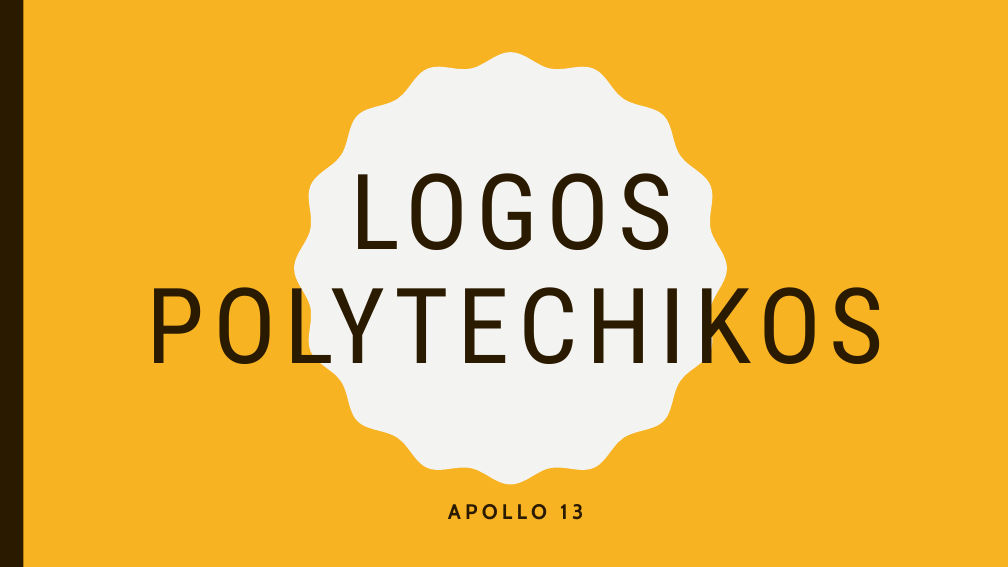
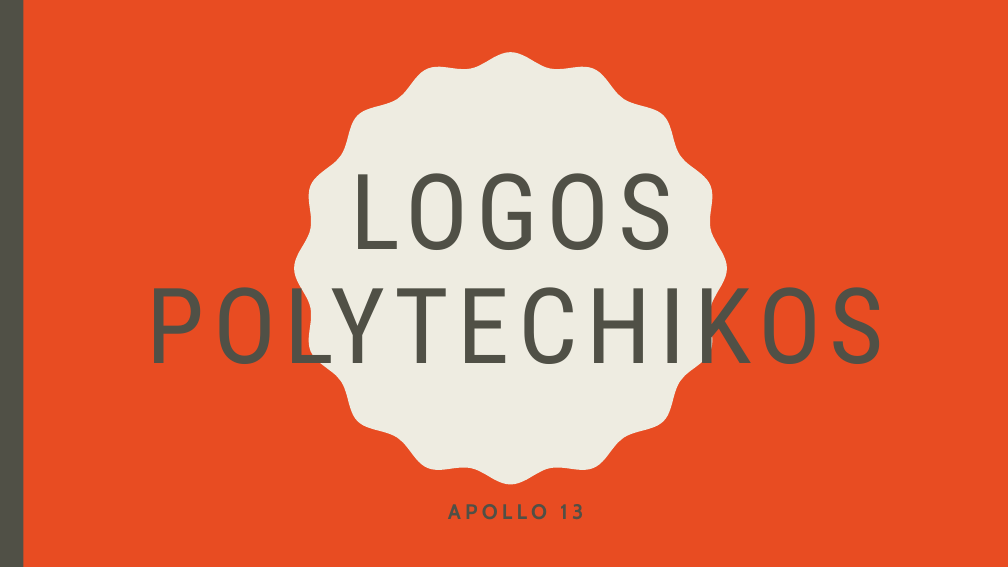
Before and after one commit to hruska07/Apollo13, a slide deck: slide 1 of docs/Apollo 13 - Logos Polytechnikos.pptx. Drawn at 1008x567 pixels with LibreOffice and Linux fonts; fonts in the diff are those of the drawing. Boxes give left, top, right and bottom in pixels: in the first picture for what was removed or moved away, otherwise in the second. Text is boxed around its words. In the diff, an @@ line names an element or a change of style, - is before the commit and + after.

Commit message:
colour

```diff
--- a/docs/Apollo 13 - Logos Polytechnikos.pptx
+++ b/docs/Apollo 13 - Logos Polytechnikos.pptx
@@ background #F8B323 to #E84C22 @@
@@ rectangle at [0, 0, 23, 567]: fill #2A1A00 to #505046 @@
@@ freeform shape at [294, 52, 727, 485]: fill #F3F3F2 to #EEECE1 @@
@@ title "LOGOS POLYTECHIKOS" at [147, 173, 884, 387]: text colour #2A1A00 to #505046 @@
@@ subtitle "APOLLO 13" at [448, 504, 583, 520]: text colour #2A1A00 to #505046 @@
```
Also in this commit, not shown: 9 other slides changed.
